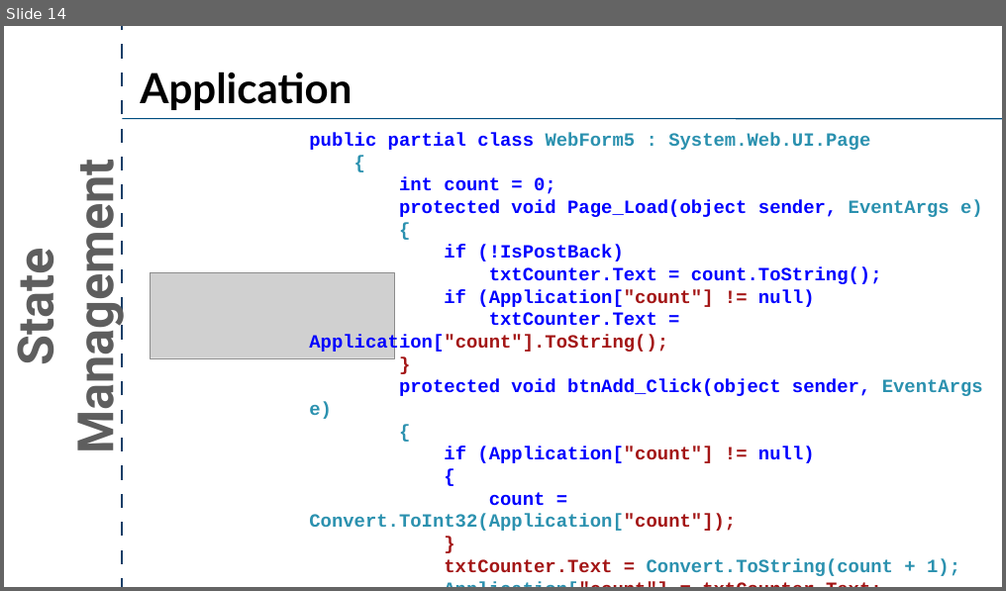
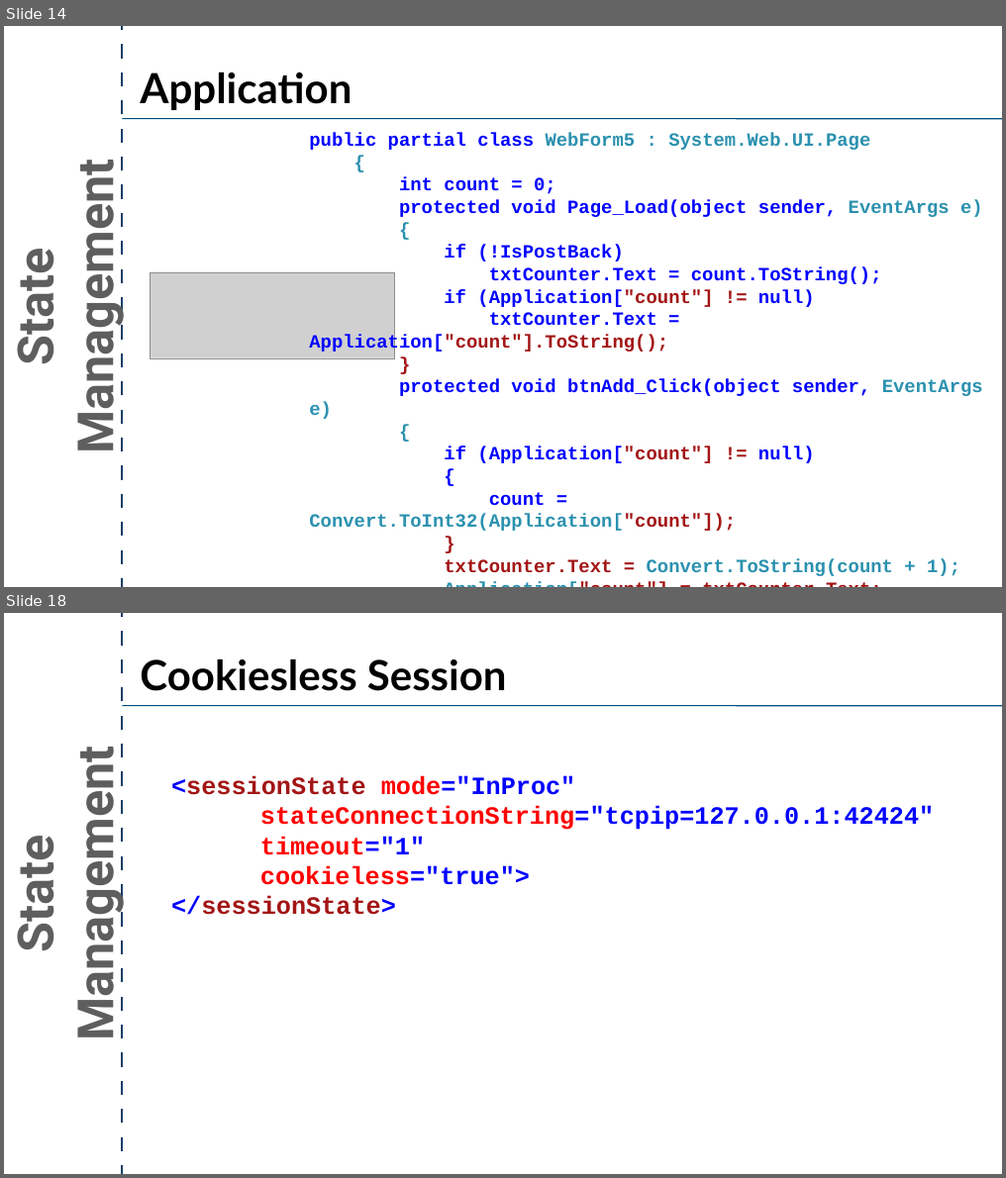
Before and after one commit to crpatel/DotNetMaterial, a slide deck: Unit 10.pptx. Shown one above the other, each under a label of ours: slide 14 before the commit, slides 14 and 18 after it; the slides between them are not shown. The pictures are 1006x591 and 1006x1178 pixels, drawn with LibreOffice and Linux fonts; fonts in the diff are those of the drawing; grey boxes stand for pictures. Boxes give left, top, right and bottom in pixels: in the first picture for what was removed or moved away, otherwise in the second. Text is boxed around its words. In the diff, an @@ line names an element or a change of style, - is before the commit and + after.

Commit message:
Cookies

```diff
--- a/Unit 10.pptx
+++ b/Unit 10.pptx
@@ slide 18 added at [4,613,1002,1174], background #FFFFFF @@
@@ line added from (122, 1174) to (122, 613), #183E67 4.5 pt @@
@@ text added at [140,659,507,691], 80 pt, text #000000, bold @@
+Cookiesless Session
@@ line added from (122, 706) to (1002, 706), #004D80 2 pt @@
@@ text added at [4,774,127,1033], 96 pt, text #5E5E5E, bold @@
+State Management
@@ text added at [171,776,934,915], 48 pt, text #0000FF, bold @@
+<sessionState mode="InProc" stateConnectionString="tcpip=127.0.0.1:42424" timeout="1"
+cookieless="true">
+</sessionState>
```
Also in this commit, not shown: 10 other slides added.
